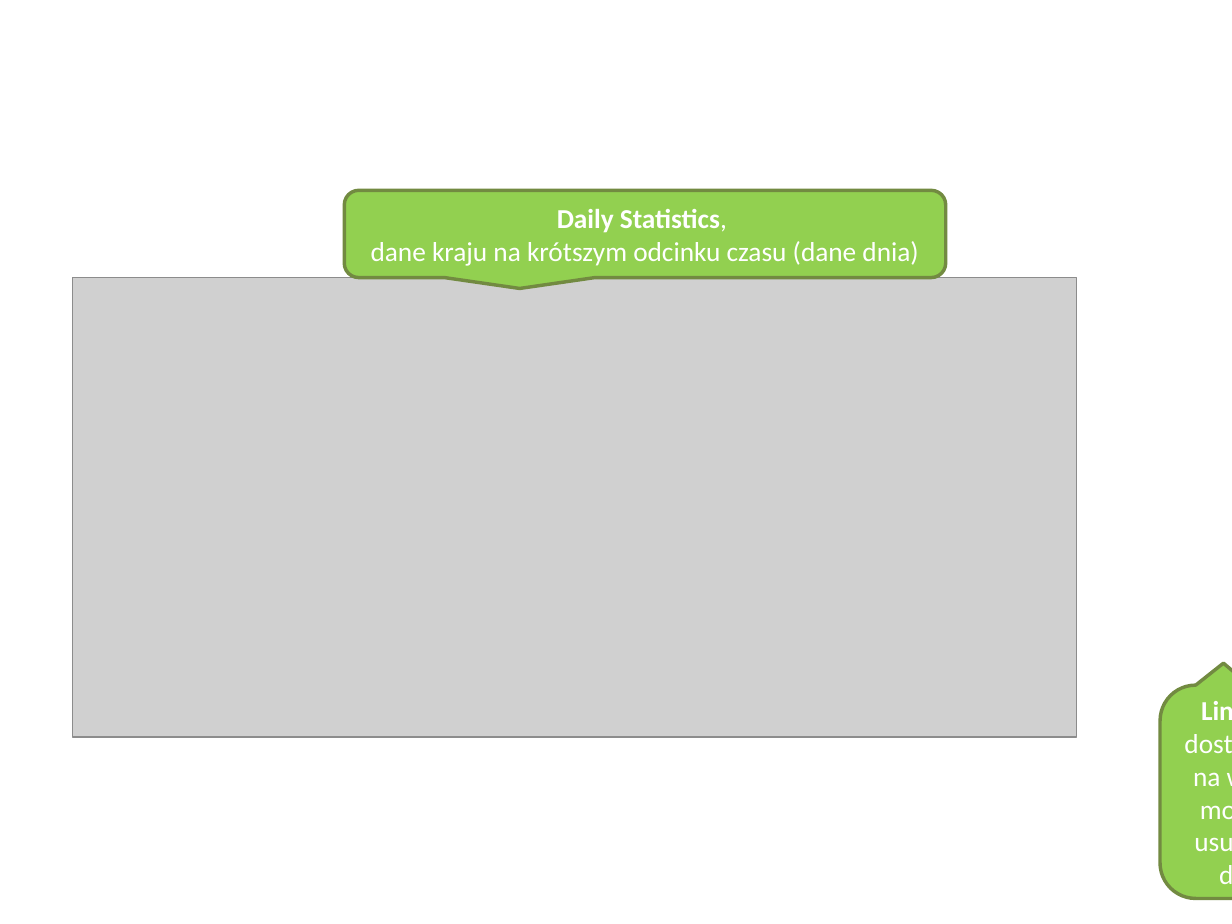
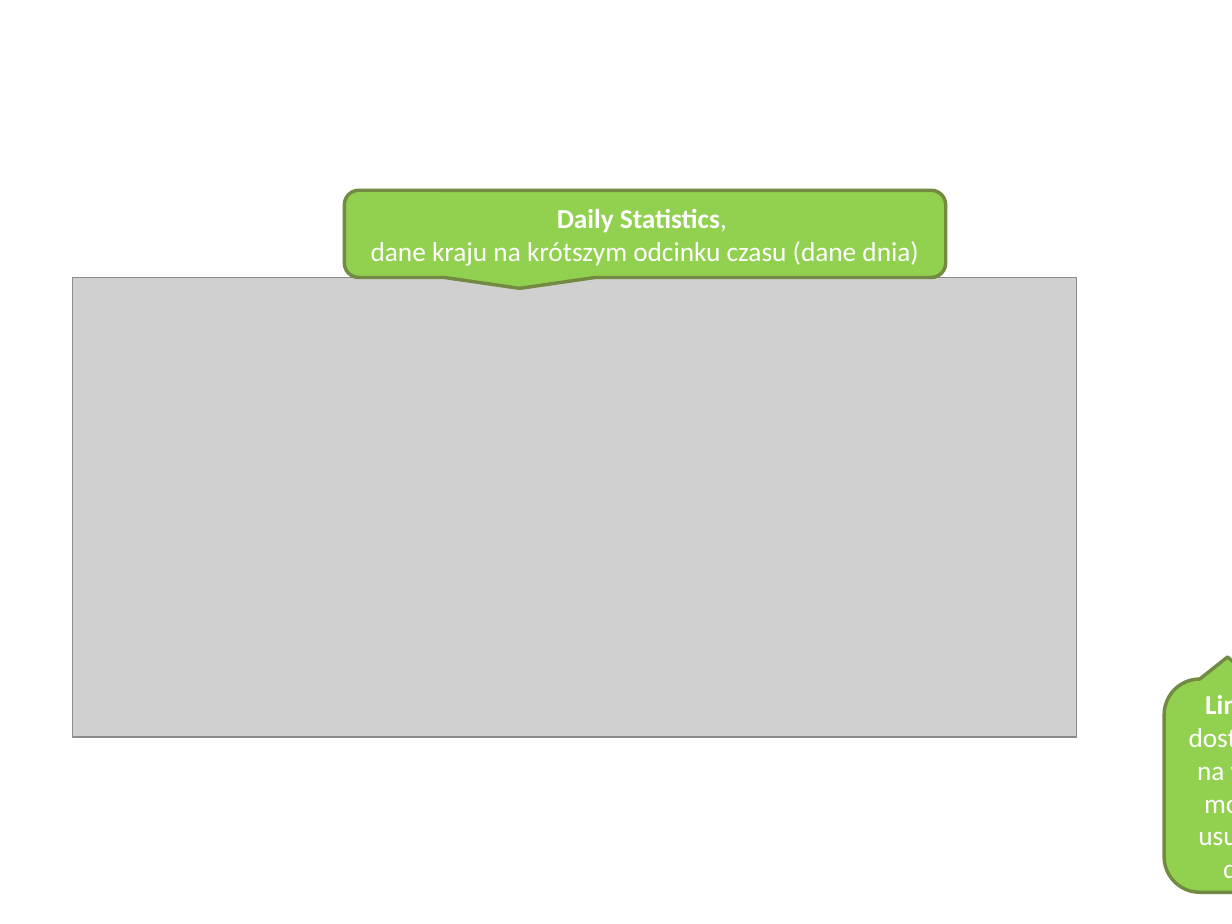
Before and after one commit to janiszewskibartlomiej/COVID-19-Thesis-Postgraduate_studies_on_WSB, a slide deck: slide 8 of docs/WSB_prezentacja_pracy_dyplomowej.pptx (slide 10 before the commit). Drawn at 1232x924 pixels with LibreOffice and Linux fonts; fonts in the diff are those of the drawing; grey boxes stand for pictures; background and template pictures are left out. Boxes give left, top, right and bottom in pixels: in the first picture for what was removed or moved away, otherwise in the second. Text is boxed around its words. In the diff, an @@ line names an element or a change of style, - is before the commit and + after.

```diff
--- a/docs/WSB_prezentacja_pracy_dyplomowej.pptx
+++ b/docs/WSB_prezentacja_pracy_dyplomowej.pptx
@@ rounded speech box "Line Charts, dostępne dane na ...": place and size @@
-rounded speech box "Line Charts, dostępne dane na ..." at <box>1161,685,1232,898</box>
+rounded speech box "Line Charts, dostępne dane na ..." at <box>1164,679,1232,892</box>
```
Also in this commit, not shown: 6 other slides changed, 1 slide removed.
